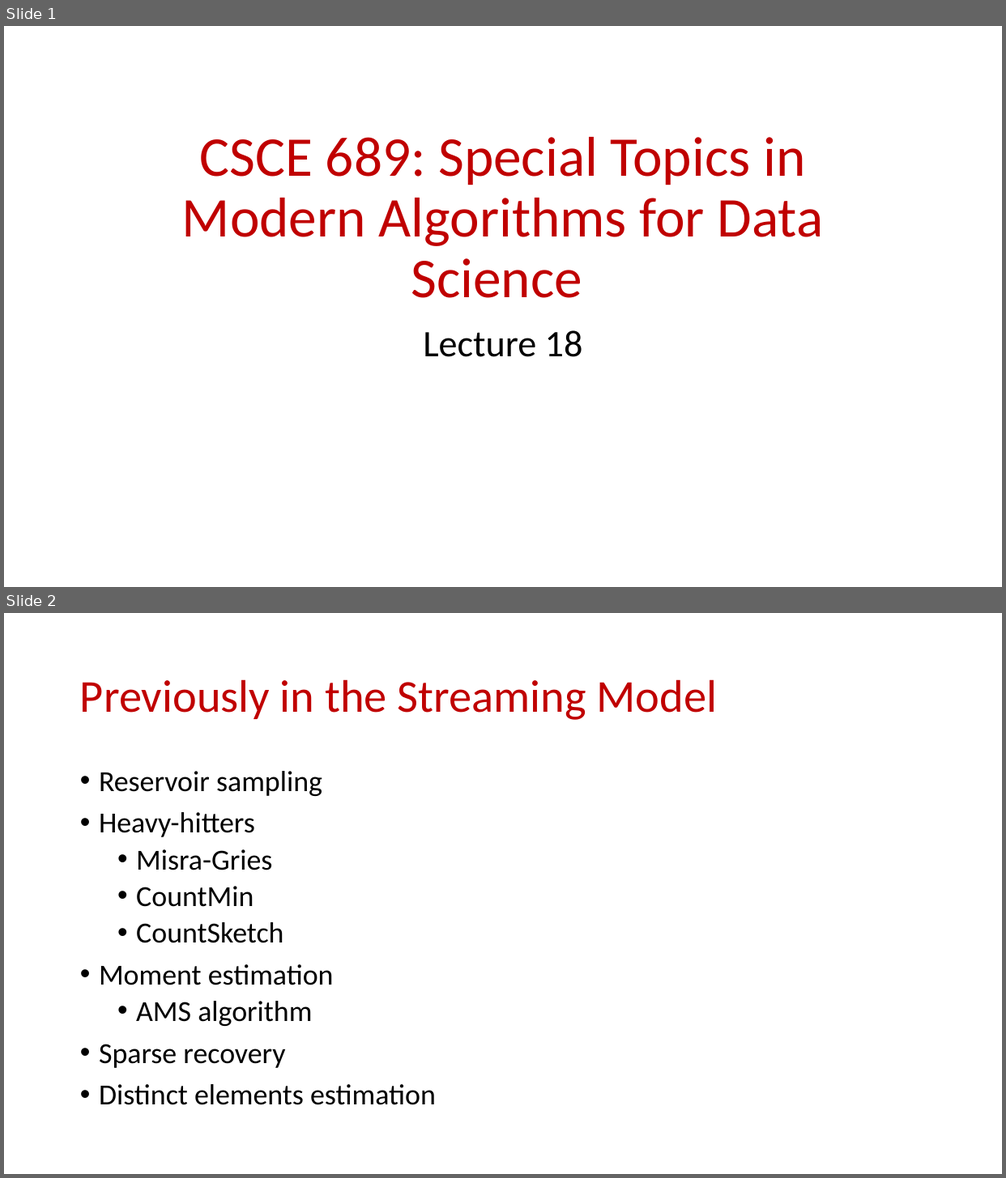
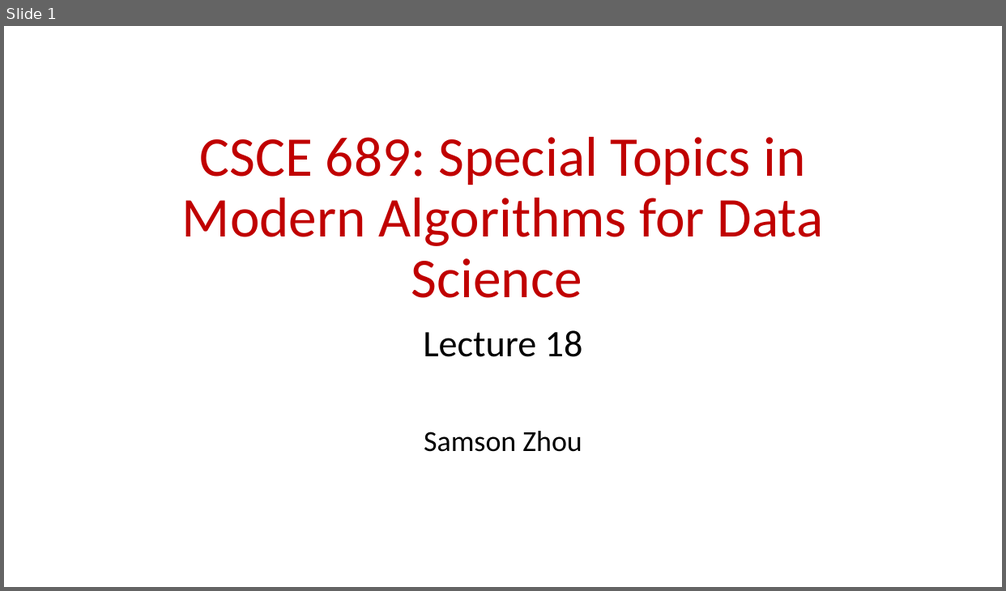
Before and after one commit to samsonzhou/samsonzhou.github.io, a slide deck: CSCE689-23/L18.pptx. Shown one above the other, each under a label of ours: slides 1 and 2 before the commit, slide 1 after it. The pictures are 1006x1178 and 1006x591 pixels, drawn with LibreOffice and Linux fonts; fonts in the diff are those of the drawing. Boxes give left, top, right and bottom in pixels: in the first picture for what was removed or moved away, otherwise in the second. Text is boxed around its words. In the diff, an @@ line names an element or a change of style, - is before the commit and + after.

```diff
--- a/CSCE689-23/L18.pptx
+++ b/CSCE689-23/L18.pptx
@@ slide 2 removed at (x1=4, y1=613, x2=1002, y2=1174), background #FFFFFF @@
@@ title removed at (x1=80, y1=679, x2=717, y2=720) @@
-Previously in the Streaming Model
@@ text removed at (x1=99, y1=771, x2=436, y2=1105) @@
-• Reservoir sampling
-• Heavy-hitters
-  • Misra-Gries
-  • CountMin
-  • CountSketch
-• Moment estimation
-  • AMS algorithm
-• Sparse recovery
-• Distinct elements estimation
@@ slide 1 changed as well @@
@@ subtitle at (x1=424, y1=431, x2=582, y2=452): paragraph added @@
+Samson Zhou
```
Also in this commit, not shown: 1 other slide changed, 26 slides added, 63 other slides removed, 6 other files.
